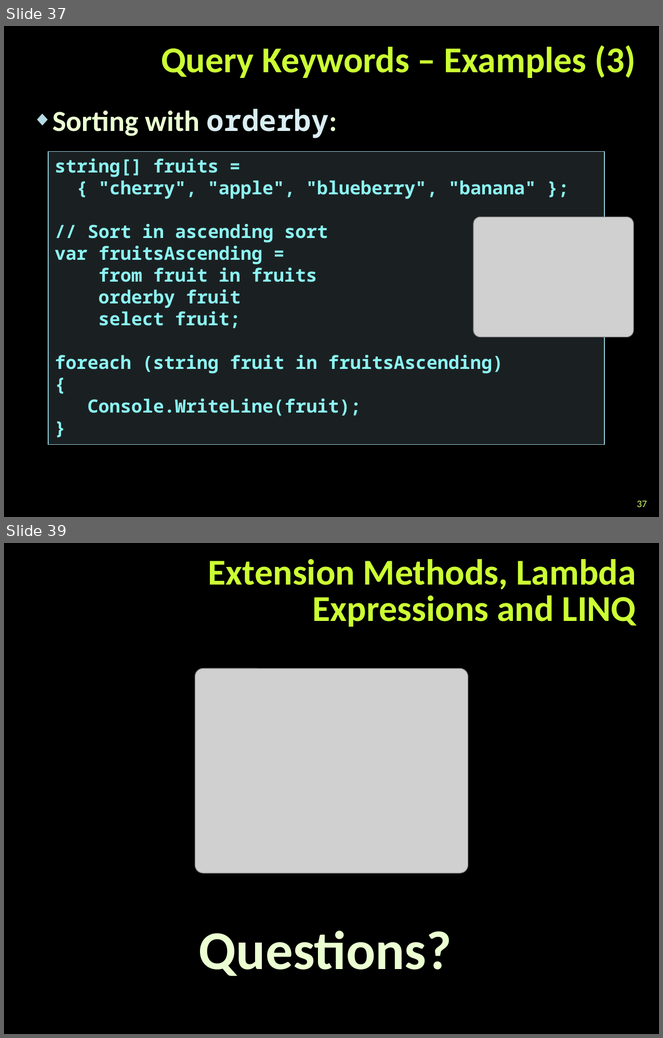
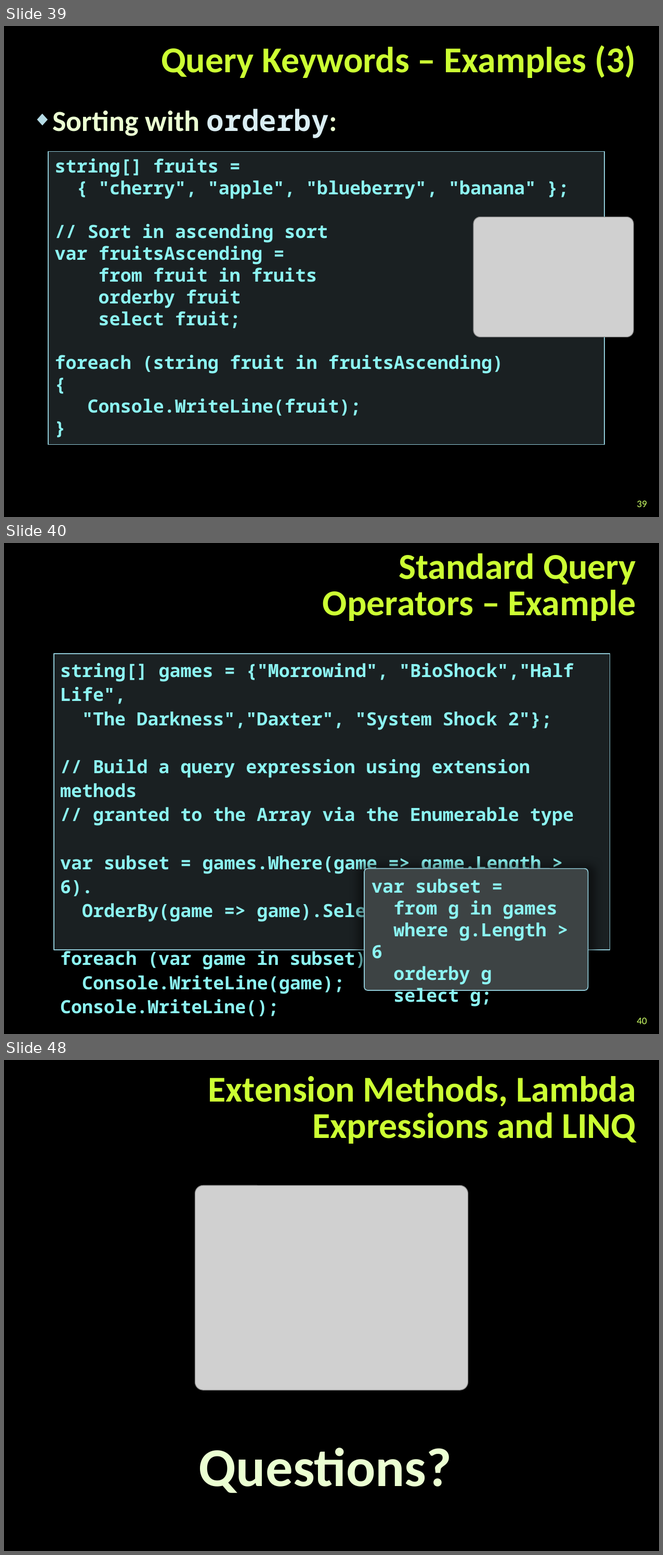
Before and after one commit to NikolayGenov/TelerikAcademy, a slide deck: OOP/Lectures/Extension-Methods-Delegates-Lambda-LINQ.pptx. Shown one above the other, each under a label of ours: slides 37 and 39 before the commit, slides 39, 40 and 48 after it; the slides between them are not shown. The pictures are 663x1038 and 663x1555 pixels, drawn with LibreOffice and Linux fonts; fonts in the diff are those of the drawing; grey boxes stand for pictures; background and template pictures are left out. Boxes give left, top, right and bottom in pixels: in the first picture for what was removed or moved away, otherwise in the second. Text is boxed around its words. In the diff, an @@ line names an element or a change of style, - is before the commit and + after.

```diff
--- a/OOP/Lectures/Extension-Methods-Delegates-Lambda-LINQ.pptx
+++ b/OOP/Lectures/Extension-Methods-Delegates-Lambda-LINQ.pptx
@@ slide 40 added at (4, 543, 659, 1034), background picture (left out) @@
@@ title added at (323, 553, 636, 621), 40 pt, text #CCFF33, bold @@
+Standard Query Operators – Example
@@ rectangle added at (54, 654, 610, 950), fill #B5DBE5 at 15% opacity, outline #90CAD7 1 pt, 20 pt, text #8CF4F2, bold @@
+string[] games = {"Morrowind", "BioShock","Half Life",
+"The Darkness","Daxter", "System Shock 2"};
+// Build a query expression using extension methods
+// granted to the Array via the Enumerable type
+var subset = games.Where(game => game.Length > 6).
+OrderBy(game => game).Select(game => game);
+foreach (var game in subset)
+Console.WriteLine(game);
+Console.WriteLine();
@@ rounded rectangle added at (364, 869, 588, 991), fill #3D4344, outline #90CAD7 1 pt, 20 pt, text #8CF4F2, bold @@
+var subset =
+from g in games
+where g.Length > 6
+orderby g
+select g;
@@ page number added at (637, 1018, 647, 1025), 11 pt, text #CCFF66 @@
+40
@@ what was slide 37 is now slide 39 @@
@@ page number at (637, 501, 647, 508): text changed @@
-37
+39
@@ what was slide 39 is now slide 48 @@
```
Also in this commit, not shown: 2 slides changed, 9 other slides added, 11 other files.
